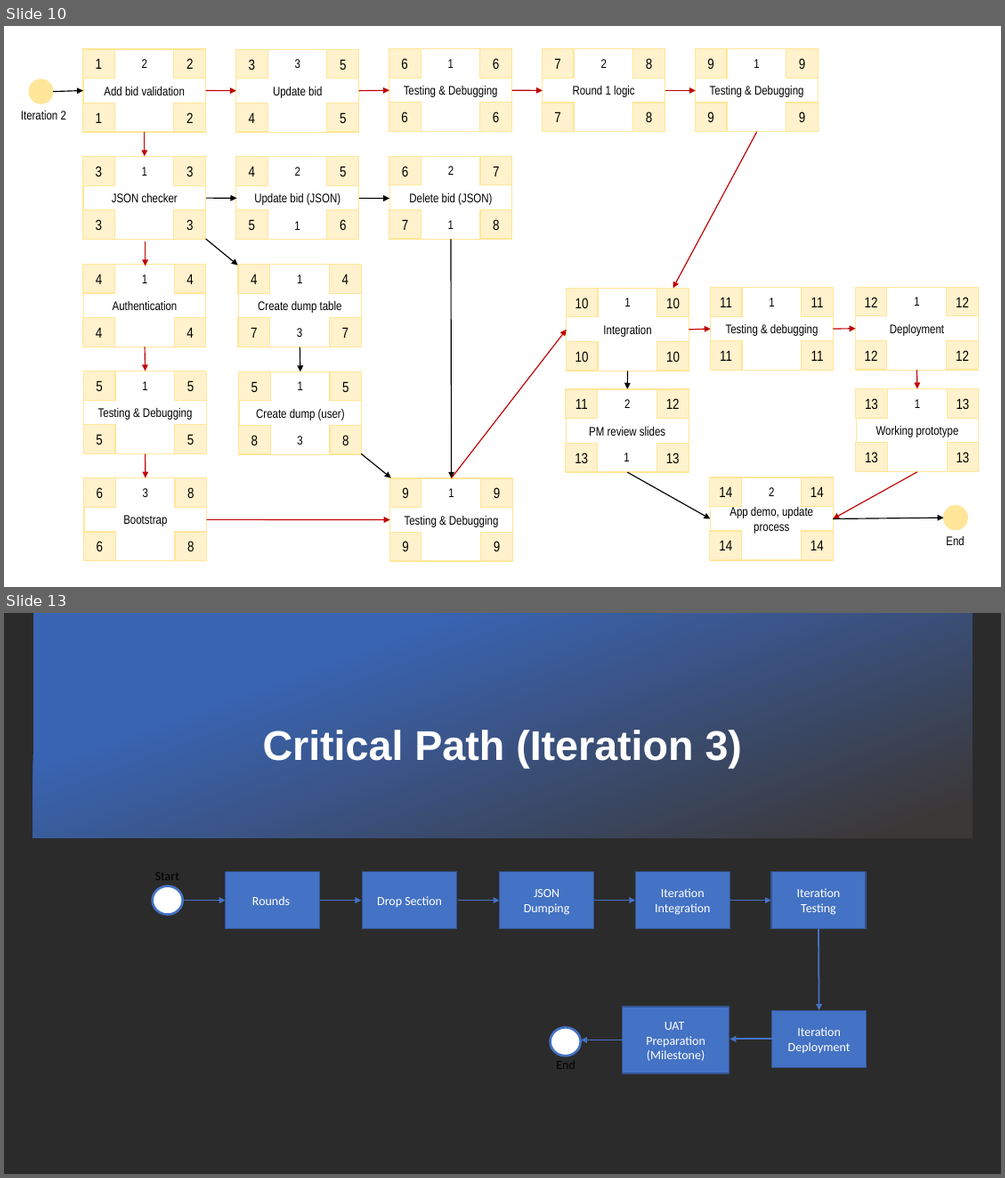
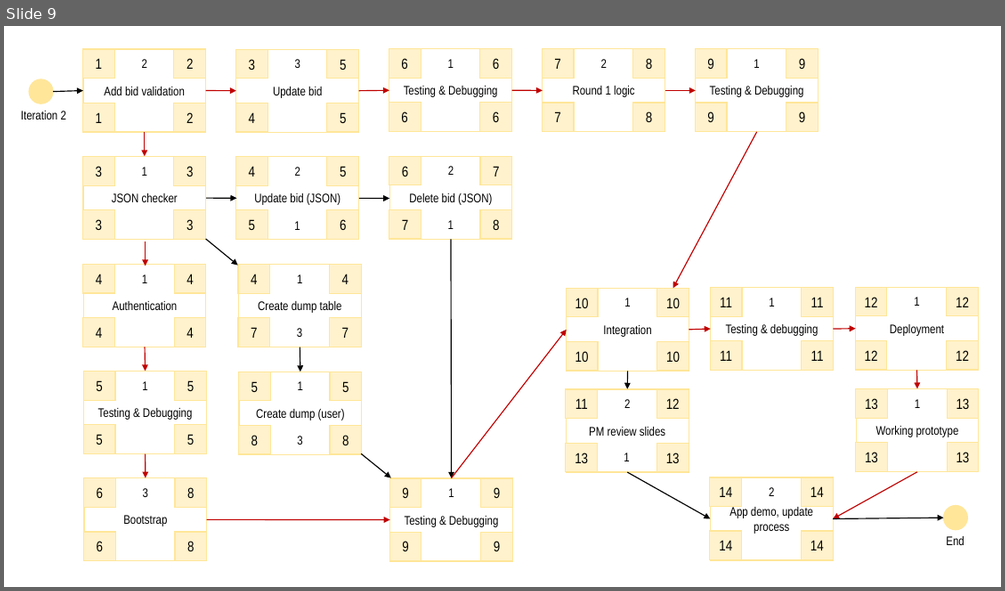
Before and after one commit to xbloh/Online-Course-Bidding-System-, a slide deck: presentations/Week 11 Online Review.pptx. Shown one above the other, each under a label of ours: slides 10 and 13 before the commit, slide 9 after it; the slides between them are not shown. The pictures are 1005x1178 and 1005x591 pixels, drawn with LibreOffice and Linux fonts; fonts in the diff are those of the drawing; background and template pictures are left out; a plain dark background stands for a picture behind light text. Boxes give left, top, right and bottom in pixels: in the first picture for what was removed or moved away, otherwise in the second. Text is boxed around its words. In the diff, an @@ line names an element or a change of style, - is before the commit and + after.

```diff
--- a/presentations/Week 11 Online Review.pptx
+++ b/presentations/Week 11 Online Review.pptx
@@ slide 13 removed at box(4, 613, 1001, 1174), background picture (left out) @@
@@ rectangle removed at box(33, 613, 972, 838) @@
@@ text removed at box(263, 730, 742, 768) @@
-Critical Path (Iteration 3)
@@ text removed at box(155, 872, 179, 880) @@
-Start
@@ rectangle removed at box(226, 872, 320, 929) @@
-Rounds
@@ rectangle removed at box(362, 872, 456, 929) @@
-Drop Section
@@ rectangle removed at box(500, 872, 594, 929) @@
-JSON
-Dumping
@@ rectangle removed at box(635, 872, 729, 929) @@
-Iteration Integration
@@ rectangle removed at box(771, 872, 866, 929) @@
-Iteration Testing
@@ ellipse removed at box(152, 886, 183, 915) @@
@@ arrow removed from (184, 900) to (226, 900) @@
@@ arrow removed from (320, 900) to (362, 900) @@
@@ arrow removed from (458, 900) to (500, 900) @@
@@ arrow removed from (594, 900) to (635, 900) @@
@@ arrow removed from (730, 900) to (771, 900) @@
@@ arrow removed from (818, 929) to (819, 1010) @@
@@ rectangle removed at box(623, 1006, 729, 1073) @@
-UAT
-Preparation
-(Milestone)
@@ rectangle removed at box(772, 1010, 866, 1068) @@
-Iteration Deployment
@@ ellipse removed at box(550, 1027, 581, 1055) @@
@@ arrow removed from (772, 1038) to (730, 1038) @@
@@ text removed at box(556, 1061, 575, 1069) @@
-End
@@ arrow removed from (623, 1040) to (582, 1040) @@
@@ what was slide 10 is now slide 9 @@
```
Also in this commit, not shown: 10 slides changed, 1 slide added, 5 other slides removed.
